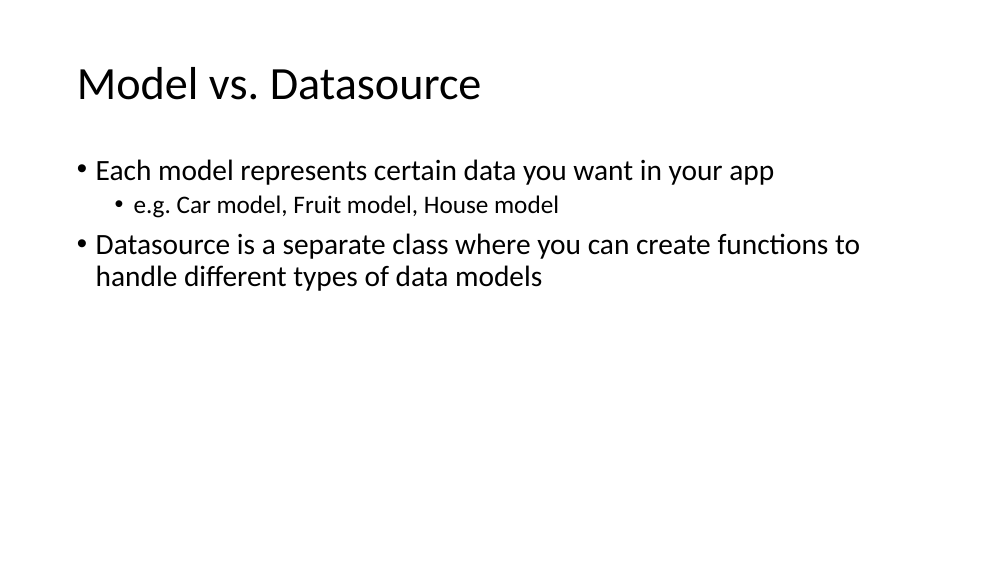
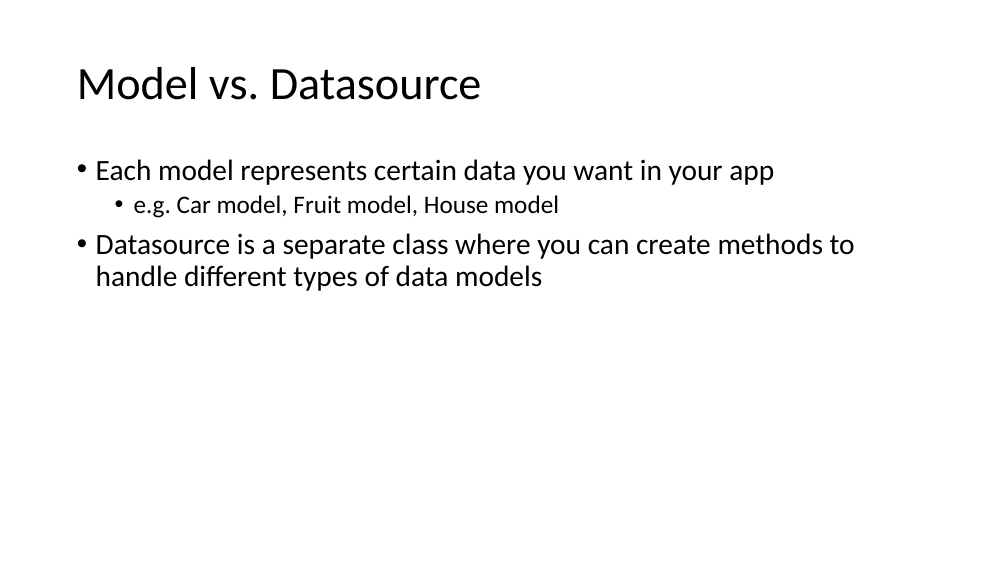
Before and after one commit to joellecorliss/Associate-Android-Developer, a slide deck: slide 24 of Android Basics in Kotlin.pptx (slide 40 before the commit). Drawn at 1008x567 pixels with LibreOffice and Linux fonts; fonts in the diff are those of the drawing. Boxes give left, top, right and bottom in pixels: in the first picture for what was removed or moved away, otherwise in the second. Text is boxed around its words. In the diff, an @@ line names an element or a change of style, - is before the commit and + after.

```diff
--- a/Android Basics in Kotlin.pptx
+++ b/Android Basics in Kotlin.pptx
@@ text at (x1=96, y1=233, x2=855, y2=291): text changed @@
-• Datasource is a separate class where you can create functions to handle different types of data models
+• Datasource is a separate class where you can create methods to handle different types of data models
```
Also in this commit, not shown: 1 other slide changed, 7 slides added, 1 slide removed.
